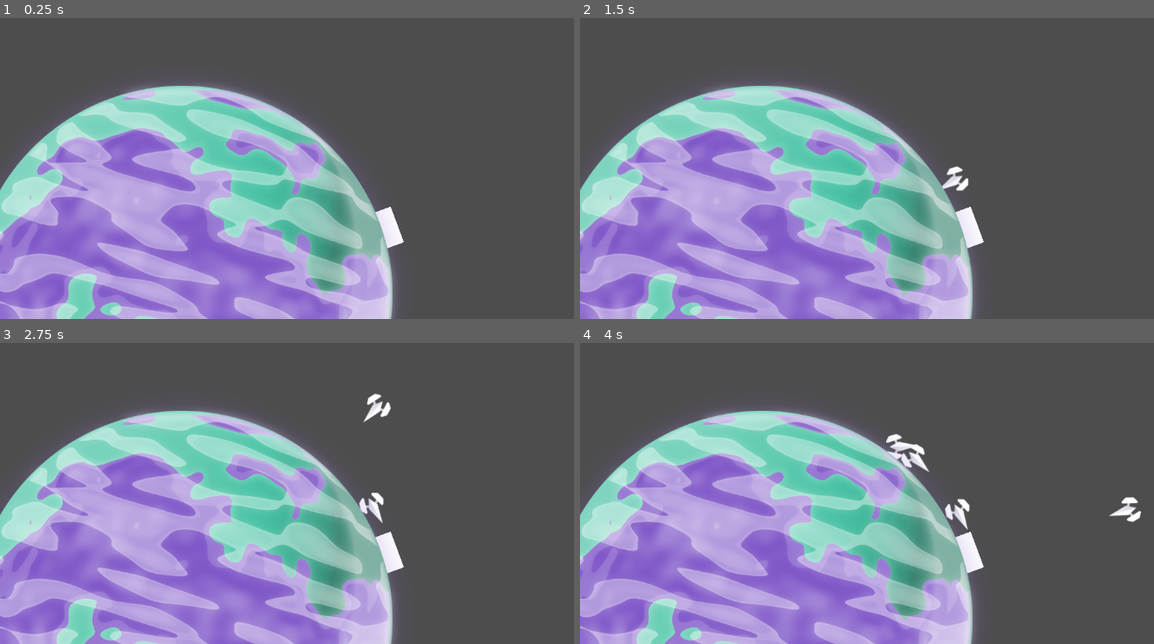
Above: before the commit, frames 1-4 (two rows, left to right).
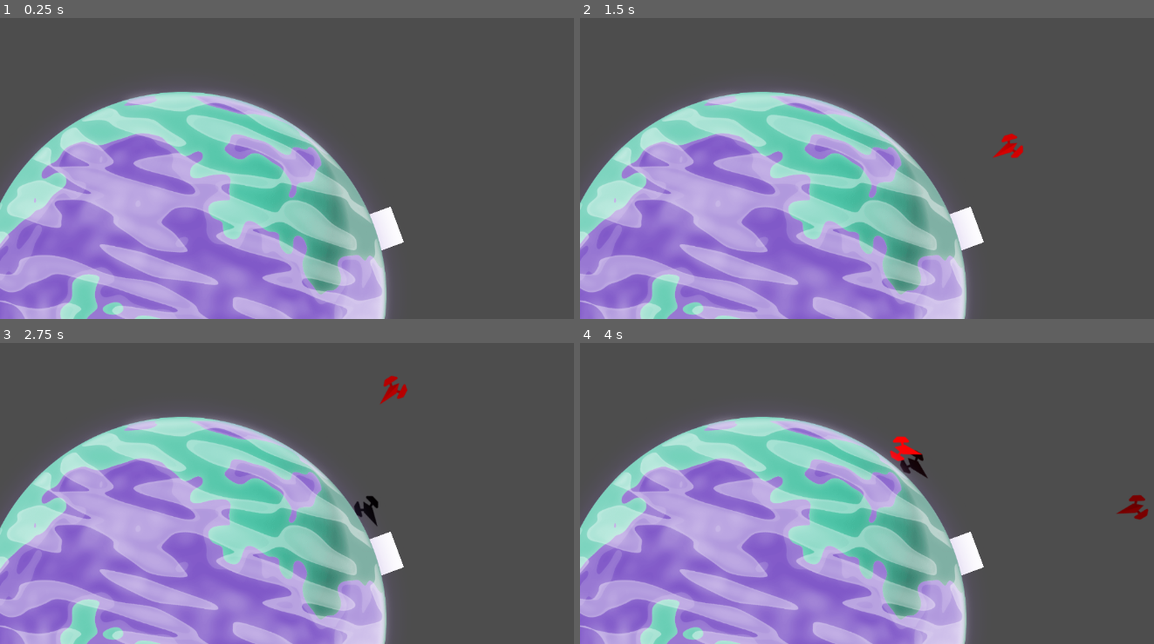
Above: after the commit, the same moments.

Repository: Coincadink/shipped
Game: Godot game, scene res://scenes/level.tscn
Same seed, same stepped clock (60 frames per second), same inputs: the game is played once before the commit and once after it.
Inputs (mouse positions are in pixels of both pictures, inside the frame that each line leads up to):
- Up to frame 1 (0.25 s): no input
- Up to frame 2 (1.5 s): tap Enter at 0.5 s; move the mouse to (1079, 105) at 0.52 s; click (1079, 105) at 0.67 s; drag from (786, 144) to (958, 231) at 1.27 s
- Up to frame 3 (2.75 s): move the mouse to (419, 364) at 2.02 s; click (419, 364) at 2.17 s
- Up to frame 4 (4 s): drag from (895, 526) to (717, 391) at 2.77 s; move the mouse to (1136, 508) at 3.52 s; click (1136, 508) at 3.67 s

The runs differ from the first frame. In frame 1, 11% of the frame differs, in the area x 0-69%, y 22-100%; in frame 2, 12%; in frame 3, 12%; in frame 4, 12%, in the area x 0-100%, y 22-100%.

Commit message:
FINALLY FIXED

Diff:
--- a/shipped/scenes/planet.tscn
+++ b/shipped/scenes/planet.tscn
@@ -3,14 +3,15 @@
 [ext_resource type="Texture2D" uid="uid://c50yvj8x2unre" path="res://assets/kenney_planets/Planets/planet01.png" id="1_cktii"]
 
 [sub_resource type="CircleShape2D" id="CircleShape2D_wsaxd"]
-radius = 515.048
+radius = 500.0
 
 [sub_resource type="CircleShape2D" id="CircleShape2D_cktii"]
-radius = 3552.67
+radius = 10000.0
 
 [node name="Planet" type="StaticBody2D"]
 
 [node name="Planet01" type="Sprite2D" parent="."]
+scale = Vector2(0.970312, 0.970312)
 texture = ExtResource("1_cktii")
 
 [node name="CollisionShape2D" type="CollisionShape2D" parent="."]
@@ -19,7 +20,8 @@
 [node name="Area2D" type="Area2D" parent="."]
 gravity_space_override = 1
 gravity_point = true
+gravity_point_unit_distance = 450.0
 
 [node name="CollisionShape2D" type="CollisionShape2D" parent="Area2D"]
 shape = SubResource("CircleShape2D_cktii")
-debug_color = Color(0, 0.6, 0.701961, 0.0705882)
+debug_color = Color(0, 0.6, 0.701961, 0)
--- a/shipped/scripts/ship.gd
+++ b/shipped/scripts/ship.gd
@@ -1,4 +1,14 @@
 extends RigidBody2D
+
+var previous_velocity = Vector2.ZERO
+var acceleration = Vector2.ZERO
 
 func _physics_process(delta: float) -> void:
 	global_rotation = linear_velocity.angle() + PI/2
+
+	var current_velocity = linear_velocity
+	acceleration = (current_velocity - previous_velocity) / delta
+	previous_velocity = current_velocity
+
+	var mag = acceleration.length() / 1000
+	set_modulate(Color(mag, 0, 0, 1))
